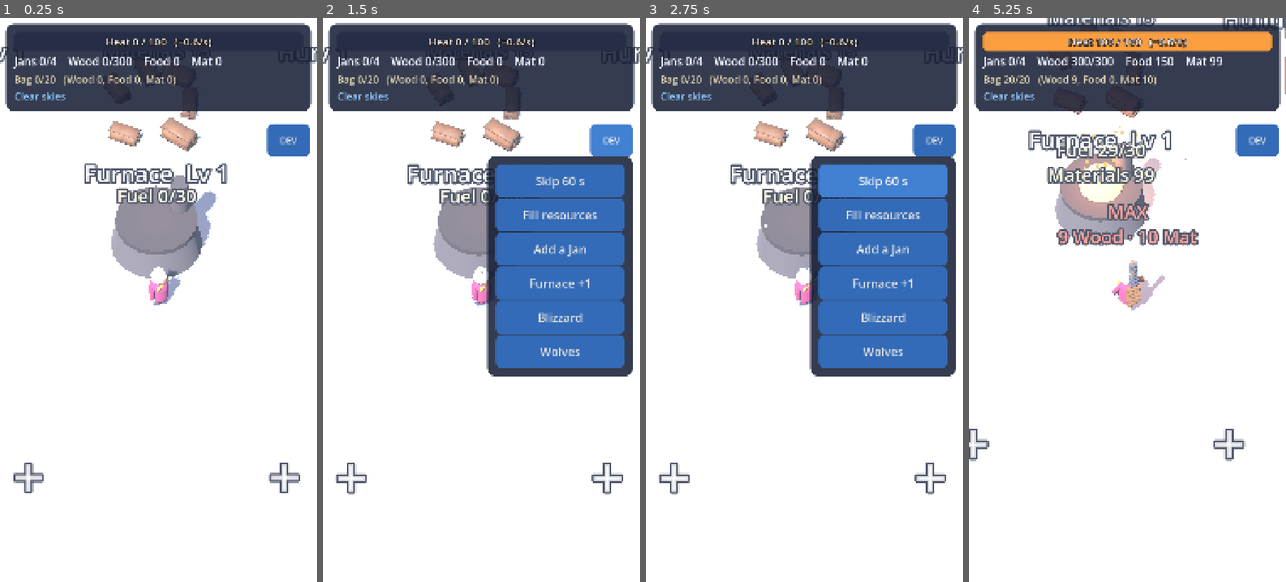
Above: before the commit, frames 1-4 (left to right).
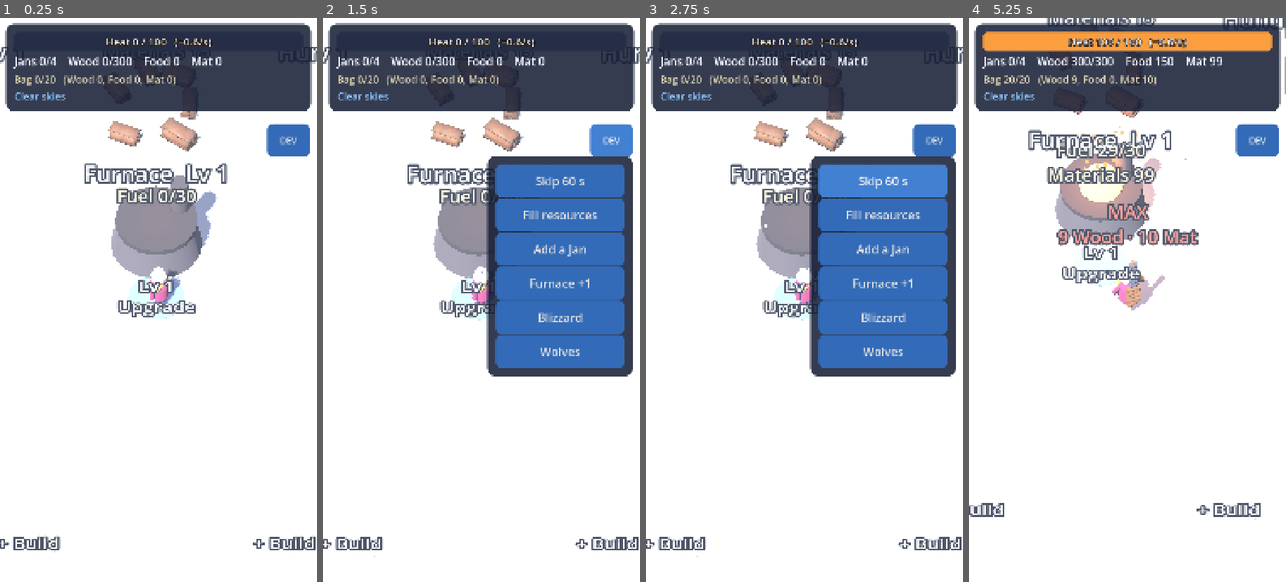
Above: after the commit, the same moments.

Repository: Jazzwec/Frostbite2
Game: Godot game, scene res://scenes/main.tscn
Same seed, same stepped clock (60 frames per second), same inputs: the game is played once before the commit and once after it.
Inputs (mouse positions are in pixels of both pictures, inside the frame that each line leads up to):
- Up to frame 1 (0.25 s): no input
- Up to frame 2 (1.5 s): tap Enter (ui_accept) at 0.5, 0.77 s; move the mouse to (551, 271) at 0.52 s; hold Right (ui_right) 0.53-1.25 s; tap Space at 0.6 s; click (551, 271) at 0.67 s; click "DEV" at 1.25 s
- Up to frame 3 (2.75 s): click "Skip 60 s" at 2 s
- Up to frame 4 (5.25 s): click "Skip 60 s" at 2.75 s; click "Fill resources" at 3.5 s; drag from (1064, 328) to (1111, 412) at 4.27 s; move the mouse to (1159, 175) at 5.02 s; hold Right (ui_right) from 5.03 s (still down); tap Space at 5.1 s

The runs differ from the first frame. In frame 1, 1.9% of the frame differs, in the area x 0-100%, y 45-95%; in frame 2, 1.6%; in frame 3, 1.6%; in frame 4, 1.5%.

Commit message:
Build pads: stop on a plot's pad to open it, stand on it to pay
- Every plot has a pad in front (MapData.pad_pos): "+ Build" on empty plots,
  "Lv N / Upgrade" on buildings, and while building or upgrading a ring that
  fills with progress plus what's still needed ("Wood 12/40 / Mat 0/5").
- Stopping on a pad for 0.25 s opens its sheet (build list or upgrade panel);
  running off closes it. Tapping a building walks her to its pad.
- The cost line moves from the floating label onto the pad.

Co-Authored-By: Claude Opus 5.5 <noreply@anthropic.com>

Diff:
--- a/scripts/game/main.gd
+++ b/scripts/game/main.gd
@@ -21,6 +21,11 @@
 ## What Meagan last worked at: {activity, target}. Hit moments use it after the tick has moved on.
 var _work := {}
 var _work_age := 0.0
+## The build pad she's standing on (-1 for none), how long she's been still on it, and which
+## pad's sheet we opened.
+var _pad_site := -1
+var _pad_still := 0.0
+var _pad_opened := -1
 
 
 func _ready() -> void:
@@ -70,6 +75,7 @@
 func _process(delta: float) -> void:
 	_refresh_views(delta)
 	_update_meagan_activity(delta)
+	_update_pad_stop(delta)
 	if _nav_dirty and not _baking:
 		_nav_dirty = false
 		_baking = true
@@ -207,9 +213,7 @@
 	match hit.kind:
 		"site":
 			var i: int = hit.index
-			var p: Vector2 = MapData.SITES[i].pos
-			var reach := (MapData.FURNACE_RADIUS if i == 0 else MapData.SITE_HALF_SIZE) + 0.9
-			_walk(Vector3(p.x, 0, p.y + reach))
+			_walk(_v3(MapData.pad_pos(i)))
 			_hud.sheet.open_site(i)
 		"node":
 			_walk(_nodes[hit.index].work_spot(_meagan.global_position))
@@ -237,6 +241,34 @@
 	var t := create_tween()
 	t.tween_property(ring, "scale", Vector3(0.2, 1, 0.2), 0.4)
 	t.tween_callback(ring.queue_free)
+
+
+# ---------- Build pads ----------
+
+## How long she must stand still on a pad before its sheet opens.
+const PAD_STOP_TIME := 0.25
+
+
+## Stopping on a plot's pad opens its sheet (build list or upgrade panel); leaving closes it.
+func _update_pad_stop(delta: float) -> void:
+	var me := Vector2(_meagan.global_position.x, _meagan.global_position.z)
+	var on := -1
+	for i in MapData.SITES.size():
+		if me.distance_to(MapData.pad_pos(i)) <= Balance.PAD_RADIUS:
+			on = i
+			break
+	if on != _pad_site:
+		_pad_site = on
+		_pad_still = 0.0
+		if _pad_opened >= 0 and on != _pad_opened:
+			_hud.sheet.close()
+			_pad_opened = -1
+	if on < 0 or _pad_opened == on:
+		return
+	_pad_still = 0.0 if _meagan.moving else _pad_still + delta
+	if _pad_still >= PAD_STOP_TIME:
+		_hud.sheet.open_site(on)
+		_pad_opened = on
 
 
 # ---------- Meagan at work ----------
--- a/scripts/game/meagan.gd
+++ b/scripts/game/meagan.gd
@@ -19,6 +19,8 @@
 var _face := Vector3.INF
 var _linger := 0.0
 var _steer := Vector2.ZERO
+## Whether she moved this physics frame.
+var moving := false
 var _source := Vector3.INF
 var _dest := Vector3.INF
 var _landed := Callable()
@@ -124,7 +126,7 @@
 
 func _physics_process(delta: float) -> void:
 	var s := Game.engine.state
-	var moving := false
+	moving = false
 	var can_move := Game.engine.can_meagan_move() and not Game.engine.paused
 	if can_move and _steer != Vector2.ZERO:
 		var dir := Vector3(_steer.x, 0, _steer.y)
--- a/scripts/game/site_view.gd
+++ b/scripts/game/site_view.gd
@@ -15,6 +15,13 @@
 	"bunkhouse": {"wall": Color(0.85, 0.7, 0.4), "roof": Color(0.5, 0.25, 0.15)},
 }
 const SNOW := Color(0.94, 0.96, 1.0)
+## The build pad's look: its disc colour by state, and the progress ring.
+const PAD_RADIUS_SHOWN := 1.1
+const PAD_COLORS := {
+	"plot": Color(1, 1, 1, 0.45), "idle": Color(0.35, 0.6, 0.95, 0.5),
+	"paying": Color(1.0, 0.78, 0.3, 0.55), "maxed": Color(0.6, 0.6, 0.65, 0.35),
+}
+const RING_COLOR := Color(1.0, 0.92, 0.5)
 
 var index := 0
 var _signature := ""
@@ -26,6 +33,10 @@
 var _light: OmniLight3D
 var _embers: GPUParticles3D
 var _flare := 0.0
+var _pad: MeshInstance3D
+var _pad_label: Label3D
+var _ring: MeshInstance3D
+var _ring_frac := -1.0
 
 
 func setup(site_index: int) -> void:
@@ -39,6 +50,30 @@
 	add_child(_info)
 	var size := Vector3(MapData.SITE_HALF_SIZE * 2.0, 3.0, MapData.SITE_HALF_SIZE * 2.0)
 	add_child(Shapes.tap_area(size, "site", index))
+	_build_pad()
+
+
+## The pad in front of the plot: where she stands to pay, and where its panel opens.
+func _build_pad() -> void:
+	var at: Vector2 = MapData.pad_pos(index) - MapData.SITES[index].pos
+	var root := Node3D.new()
+	root.position = Vector3(at.x, 0, at.y)
+	add_child(root)
+	_pad = Shapes.cylinder(PAD_RADIUS_SHOWN, 0.03, PAD_COLORS.plot, Vector3(0, 0.02, 0))
+	root.add_child(_pad)
+	_ring = MeshInstance3D.new()
+	_ring.position = Vector3(0, 0.05, 0)
+	var m := StandardMaterial3D.new()
+	m.shading_mode = BaseMaterial3D.SHADING_MODE_UNSHADED
+	m.albedo_color = RING_COLOR
+	m.cull_mode = BaseMaterial3D.CULL_DISABLED
+	_ring.material_override = m
+	root.add_child(_ring)
+	# Lying flat on the pad, so it reads as part of the ground.
+	_pad_label = Shapes.label("", Vector3(0, 0.08, 0), 46)
+	_pad_label.billboard = BaseMaterial3D.BILLBOARD_DISABLED
+	_pad_label.rotation_degrees.x = -90.0
+	root.add_child(_pad_label)
 
 
 func refresh(s: GameState) -> void:
@@ -83,7 +118,6 @@
 	if b == "":
 		var plot := Shapes.box(Vector3(3.6, 0.04, 3.6), Color(1, 1, 1, 0.35), Vector3(0, 0.02, 0))
 		_shapes.add_child(plot)
-		_shapes.add_child(Shapes.label("+", Vector3(0, 0.6, 0), 140, Color(1, 1, 1, 0.8)))
 		return
 	if b == "furnace":
 		_build_furnace(site.level)
@@ -194,6 +228,7 @@
 
 func _update_labels(s: GameState, site: Dictionary) -> void:
 	var b: String = site.building
+	_update_pad(s, site)
 	if b == "":
 		_title.text = ""
 		_info.text = ""
@@ -201,18 +236,62 @@
 	var name: String = Balance.BUILDINGS[b].name
 	_title.text = name if site.level == 0 else "%s  Lv %d" % [name, site.level]
 	var lines := []
-	if site.upgrading:
-		var need := Economy.site_cost(s, index)
-		var parts := []
-		for res in need:
-			parts.append("%s %s/%s" % [str(res).capitalize(), Fmt.num(site.progress.get(res, 0.0)), Fmt.num(need[res])])
-		lines.append(("Build: " if site.level == 0 else "Upgrade: ") + "  ".join(parts))
 	if index == 0:
 		lines.append("Fuel %s/%s" % [Fmt.num(s.fuel), Fmt.num(Economy.fuel_cap(s))])
 	for res in ["wood", "food", "materials"]:
 		if Economy.pile_site(s, res) == index and (s.piles[res] >= 1.0 or res == "food"):
 			lines.append("%s %s" % [res.capitalize(), Fmt.num(s.piles[res])])
 	_info.text = "\n".join(lines)
+
+
+func _update_pad(s: GameState, site: Dictionary) -> void:
+	var state := "plot"
+	var frac := 0.0
+	if site.building == "":
+		_pad_label.text = "+ Build"
+	elif site.upgrading:
+		state = "paying"
+		var need := Economy.site_cost(s, index)
+		var have := 0.0
+		var total := 0.0
+		var lines := []
+		for res in need:
+			var got: float = site.progress.get(res, 0.0)
+			have += got
+			total += need[res]
+			lines.append("%s %s/%s" % [{"wood": "Wood", "food": "Food", "materials": "Mat"}[res], Fmt.num(got), Fmt.num(need[res])])
+		_pad_label.text = "\n".join(lines)
+		frac = have / maxf(total, 1.0)
+	elif Economy.is_maxed(s, index):
+		state = "maxed"
+		_pad_label.text = "Max"
+	else:
+		state = "idle"
+		_pad_label.text = "Lv %d\nUpgrade" % site.level
+	_pad.material_override = Shapes.material(PAD_COLORS[state])
+	_pad_label.font_size = 34 if state == "paying" else 46
+	if absf(frac - _ring_frac) > 0.004:
+		_ring_frac = frac
+		_ring.mesh = _ring_mesh(frac)
+		_ring.visible = frac > 0.0
+
+
+## A flat ring round the pad's rim, filled clockwise from the top to `frac`.
+static func _ring_mesh(frac: float) -> ImmediateMesh:
+	var m := ImmediateMesh.new()
+	if frac <= 0.0:
+		return m
+	var inner := PAD_RADIUS_SHOWN - 0.16
+	var outer := PAD_RADIUS_SHOWN + 0.02
+	var steps := maxi(2, int(56 * frac))
+	m.surface_begin(Mesh.PRIMITIVE_TRIANGLE_STRIP)
+	for k in steps + 1:
+		var a := -PI / 2.0 + TAU * frac * k / steps
+		var d := Vector3(cos(a), 0, sin(a))
+		m.surface_add_vertex(d * inner)
+		m.surface_add_vertex(d * outer)
+	m.surface_end()
+	return m
 
 
 func _update_fire(s: GameState) -> void:
